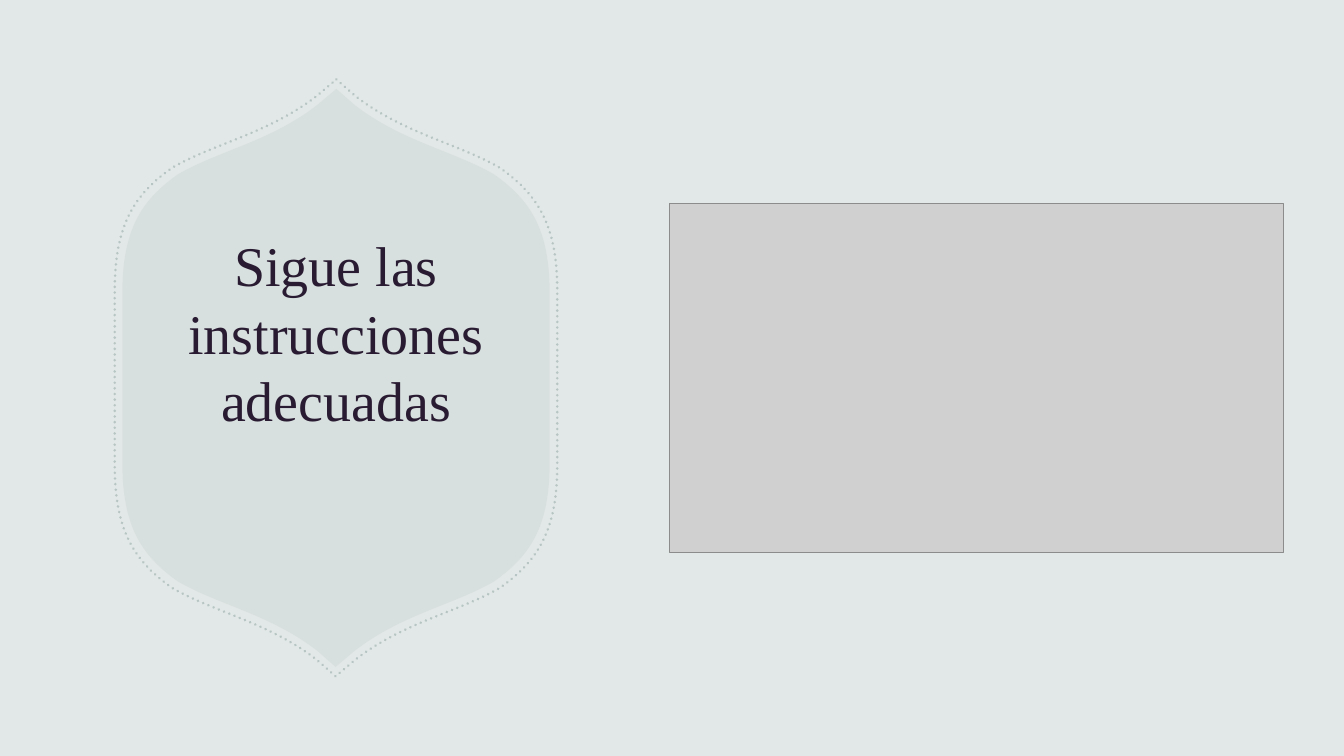
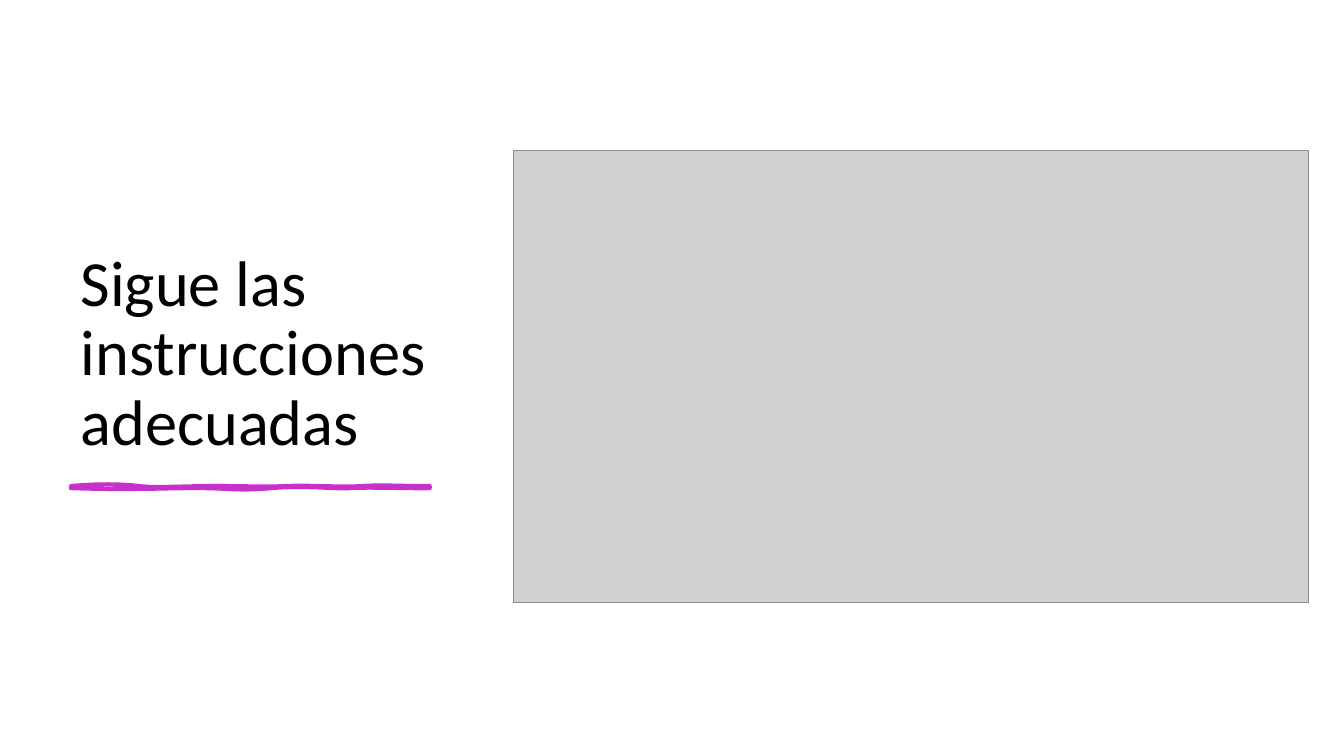
Before and after one commit to mfloresdev/Tutorial-Git, a slide deck: slide 25 of Git & GitHub.pptx. Drawn at 1344x756 pixels with LibreOffice and Linux fonts; fonts in the diff are those of the drawing; grey boxes stand for pictures. Boxes give left, top, right and bottom in pixels: in the first picture for what was removed or moved away, otherwise in the second. Text is boxed around its words. In the diff, an @@ line names an element or a change of style, - is before the commit and + after.

```diff
--- a/Git & GitHub.pptx
+++ b/Git & GitHub.pptx
@@ background #E2E8E7 to #FFFFFF @@
@@ rectangle removed at [0,0,1344,756] @@
@@ title "Sigue las instrucciones adecuadas": place and size @@
-title "Sigue las instrucciones adecuadas" at [188,247,483,422]
+title "Sigue las instrucciones adecuadas" at [81,261,426,446]
@@ title "Sigue las instrucciones adecuadas" at [81,261,426,446]: size 40 to 46 pt, font Times New Roman to Calibri, text colour #291C32 to #000000; alignment centre to left; line spacing 1 to 0.9 @@
@@ freeform shape removed at [115,80,558,677] @@
@@ freeform shape removed at [122,89,549,667] @@
@@ picture: place and size @@
-picture at [669,204,1284,553]
+picture at [513,151,1309,603]
@@ group removed at [1021,0,1344,555]: 4 freeform shapes @@
@@ group removed at [1021,0,1344,555]: 4 freeform shapes @@
@@ freeform shape added at [71,486,430,488], fill #C830CC, outline #C830CC 3 pt @@
```
Also in this commit, not shown: 20 other slides changed, 19 slides added, 18 slides removed.
